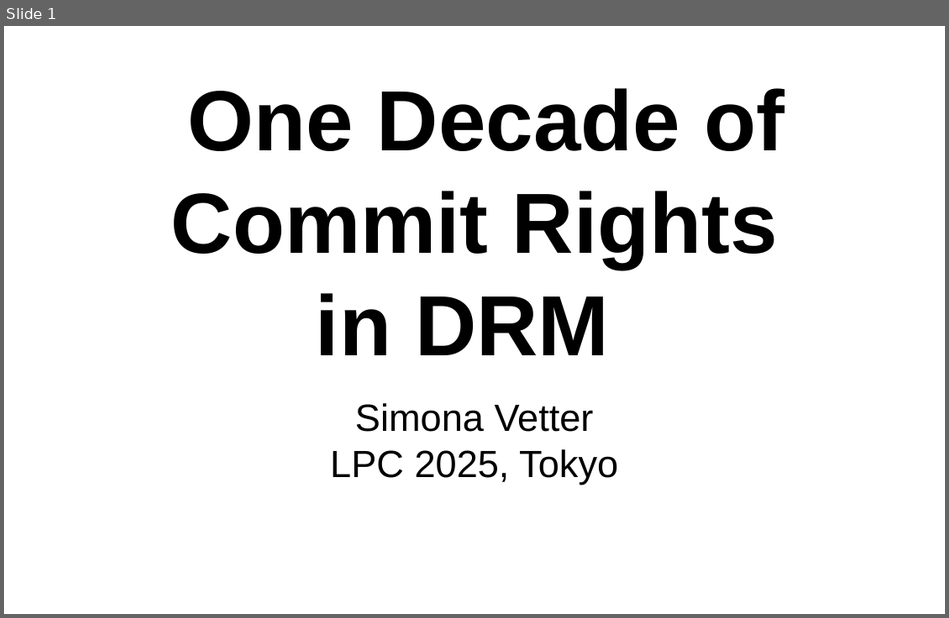
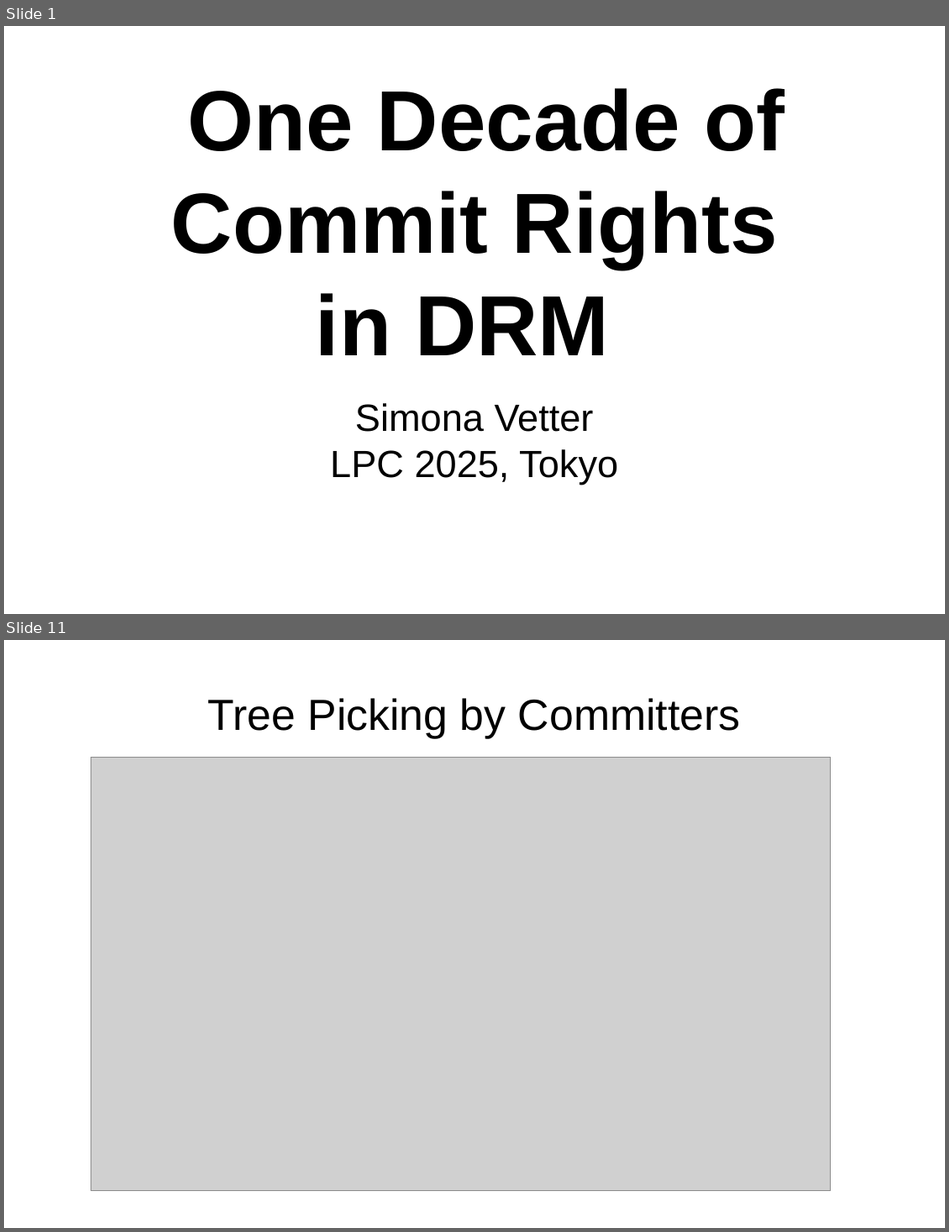
Before and after one commit to danvet/danvet.github.io, a slide deck: slides/lpc-2025-commit-rights.odp. Shown one above the other, each under a label of ours: slide 1 before the commit, slides 1 and 11 after it; the slides between them are not shown. The pictures are 949x618 and 949x1232 pixels, drawn with LibreOffice and Linux fonts; fonts in the diff are those of the drawing; grey boxes stand for pictures. Boxes give left, top, right and bottom in pixels: in the first picture for what was removed or moved away, otherwise in the second. Text is boxed around its words. In the diff, an @@ line names an element or a change of style, - is before the commit and + after.

```diff
--- a/slides/lpc-2025-commit-rights.odp
+++ b/slides/lpc-2025-commit-rights.odp
@@ slide 11 added at (4, 640, 945, 1228), background #FFFFFF @@
@@ title added at (208, 698, 741, 738), 36.7 pt, text #000000 @@
+Tree Picking by Committers
@@ picture added at (91, 757, 831, 1191) @@
```
Also in this commit, not shown: 12 other slides added, 1 slide removed.
